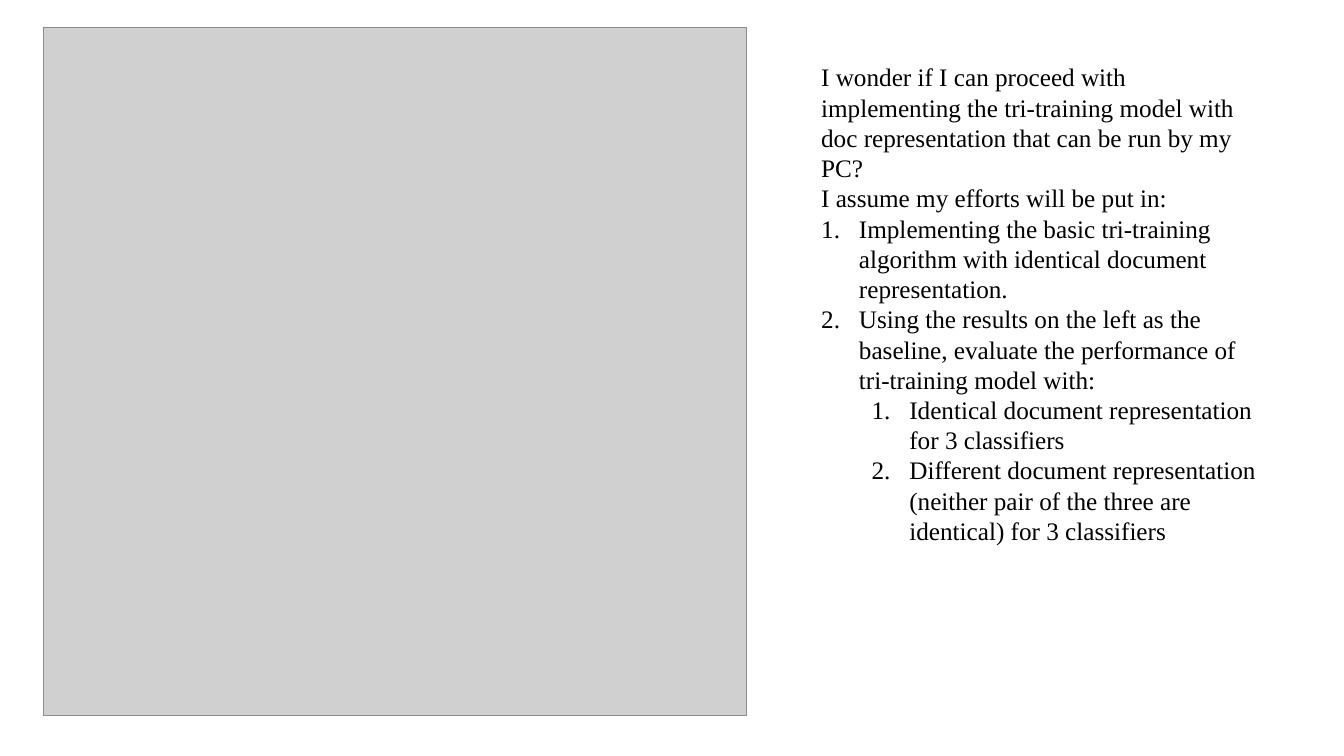
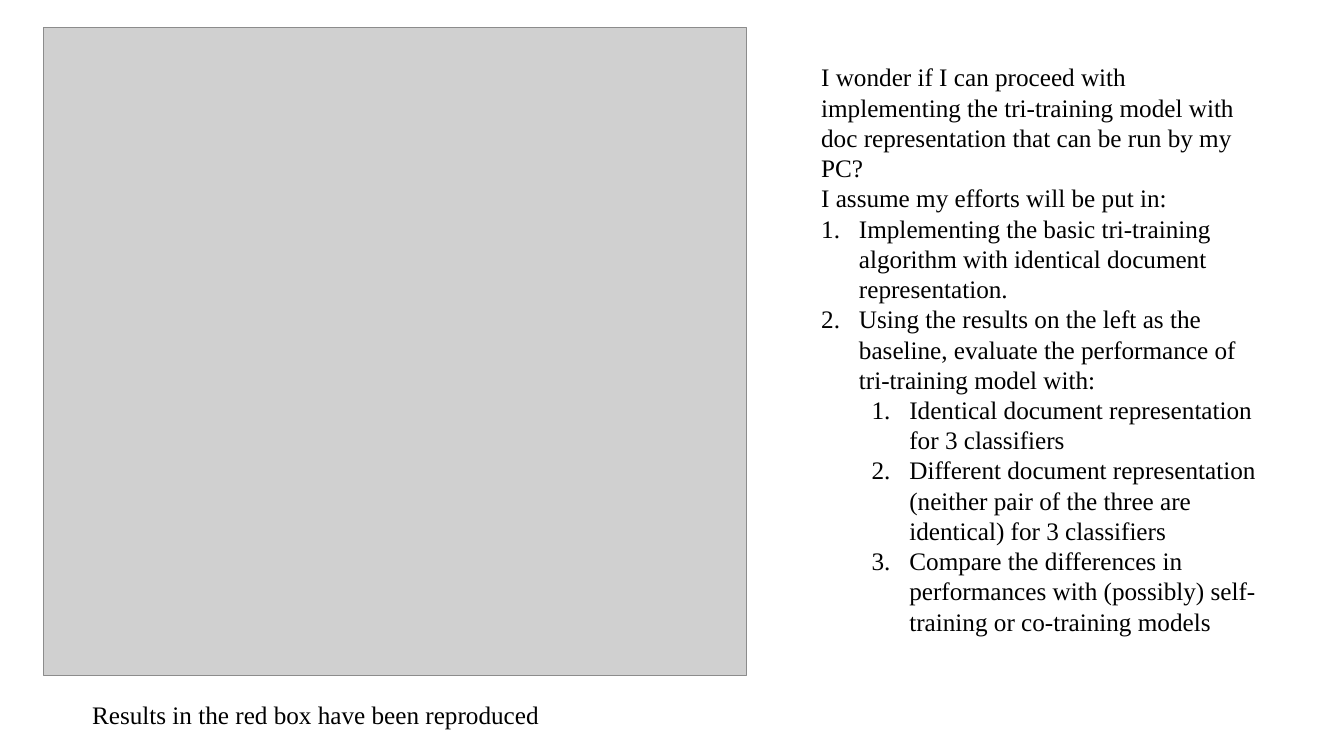
Before and after one commit to horaceyoung/Tri-Training-with-Deep-Document-Representations-Evaluation-FYP, a slide deck: slide 3 of slides/01.26.2021.pptx. Drawn at 1344x756 pixels with LibreOffice and Linux fonts; fonts in the diff are those of the drawing; grey boxes stand for pictures. Boxes give left, top, right and bottom in pixels: in the first picture for what was removed or moved away, otherwise in the second. Text is boxed around its words. In the diff, an @@ line names an element or a change of style, - is before the commit and + after.

Commit message:
Implement tri-training except for BERT, ElMo and CNN

```diff
--- a/slides/01.26.2021.pptx
+++ b/slides/01.26.2021.pptx
@@ picture: place and size @@
-picture at [43, 27, 746, 716]
+picture at [43, 27, 746, 676]
@@ text at [909, 552, 1256, 637]: paragraph added @@
+  3. Compare the differences in performances with (possibly) self-training or co-training models
@@ text added at [92, 706, 538, 730], 18 pt, text #000000 @@
+Results in the red box have been reproduced
```
Also in this commit, not shown: 17 other files.
